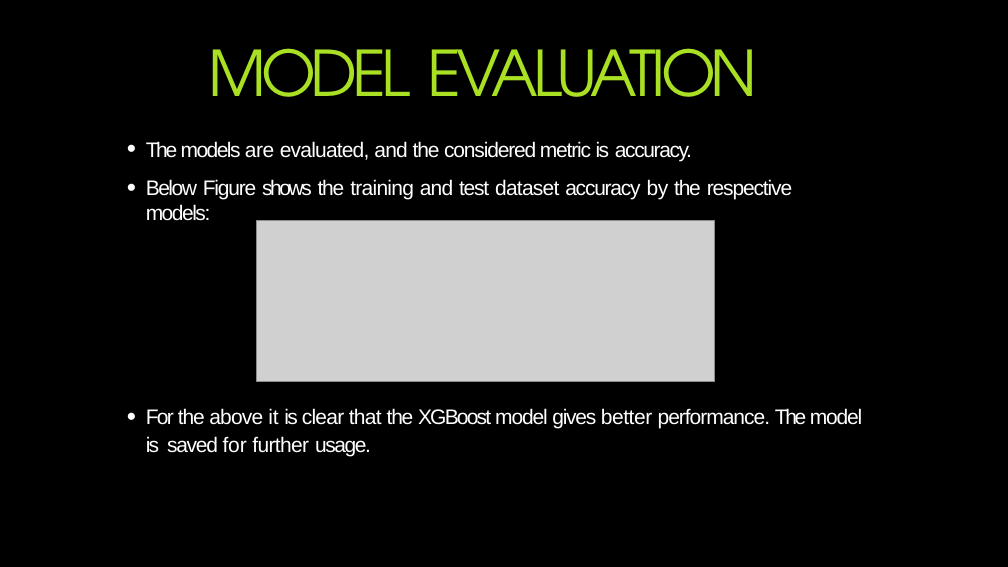
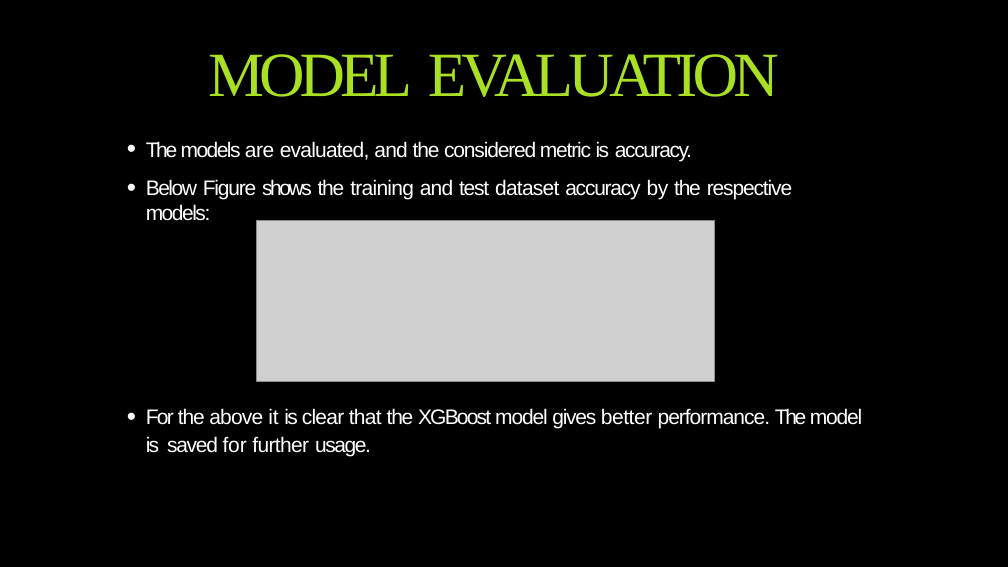
Before and after one commit to OvaizAli/Phishing-Website-Detection-by-Machine-Learning-Techniques, a slide deck: slide 10 of Phishing Website Detection by Machine Learning Techniques.pptx. Drawn at 1008x567 pixels with LibreOffice and Linux fonts; fonts in the diff are those of the drawing; grey boxes stand for pictures; background and template pictures are left out. Boxes give left, top, right and bottom in pixels: in the first picture for what was removed or moved away, otherwise in the second. Text is boxed around its words. In the diff, an @@ line names an element or a change of style, - is before the commit and + after.

```diff
--- a/Phishing Website Detection by Machine Learning Techniques.pptx
+++ b/Phishing Website Detection by Machine Learning Techniques.pptx
@@ title "MODEL EVALUATION" at box(208, 54, 779, 97): font TeX Gyre Adventor to Times New Roman @@
```
Also in this commit, not shown: 9 other slides changed.
